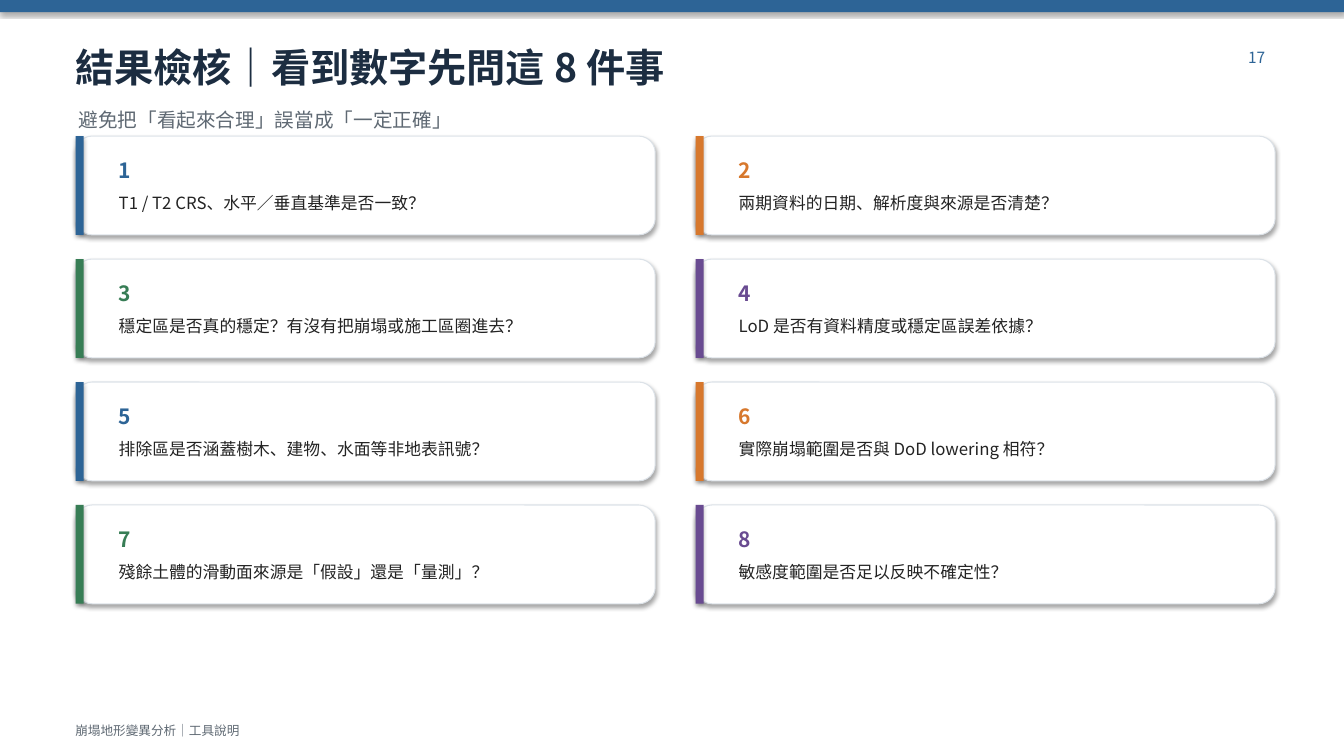
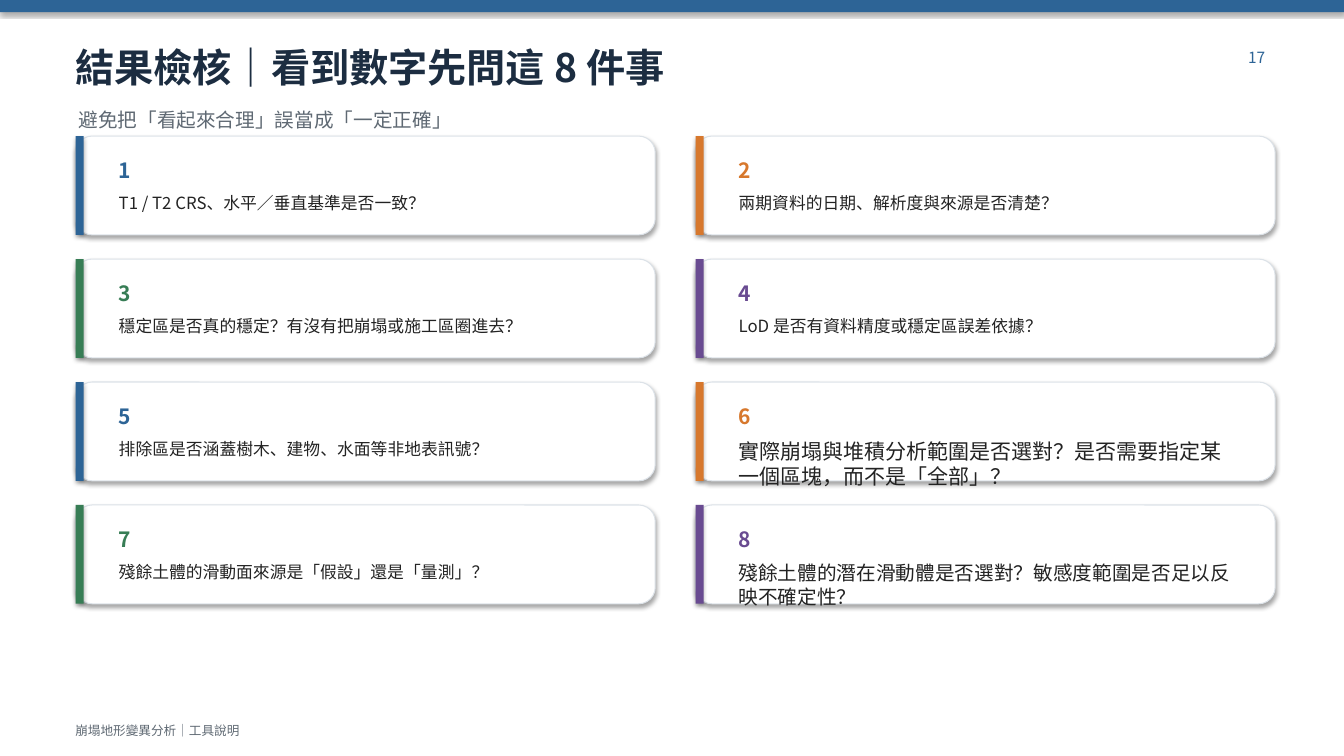
Before and after one commit to ax02tom2/landslide_dod, a slide deck: slide 18 of docs/崩塌地形變異分析_工具說明簡報.pptx. Drawn at 1344x756 pixels with LibreOffice and Linux fonts; fonts in the diff are those of the drawing. Boxes give left, top, right and bottom in pixels: in the first picture for what was removed or moved away, otherwise in the second. Text is boxed around its words. In the diff, an @@ line names an element or a change of style, - is before the commit and + after.

```diff
--- a/docs/崩塌地形變異分析_工具說明簡報.pptx
+++ b/docs/崩塌地形變異分析_工具說明簡報.pptx
@@ text at (739, 441, 1222, 486): text changed; size 12 to 15 pt @@
-實際崩塌範圍是否與 DoD lowering 相符？
+實際崩塌與堆積分析範圍是否選對？是否需要指定某一個區塊，而不是「全部」？
@@ text at (739, 563, 1230, 607): text changed; size 12 to 14 pt @@
-敏感度範圍是否足以反映不確定性？
+殘餘土體的潛在滑動體是否選對？敏感度範圍是否足以反映不確定性？
```
Also in this commit, not shown: 6 other slides changed.
